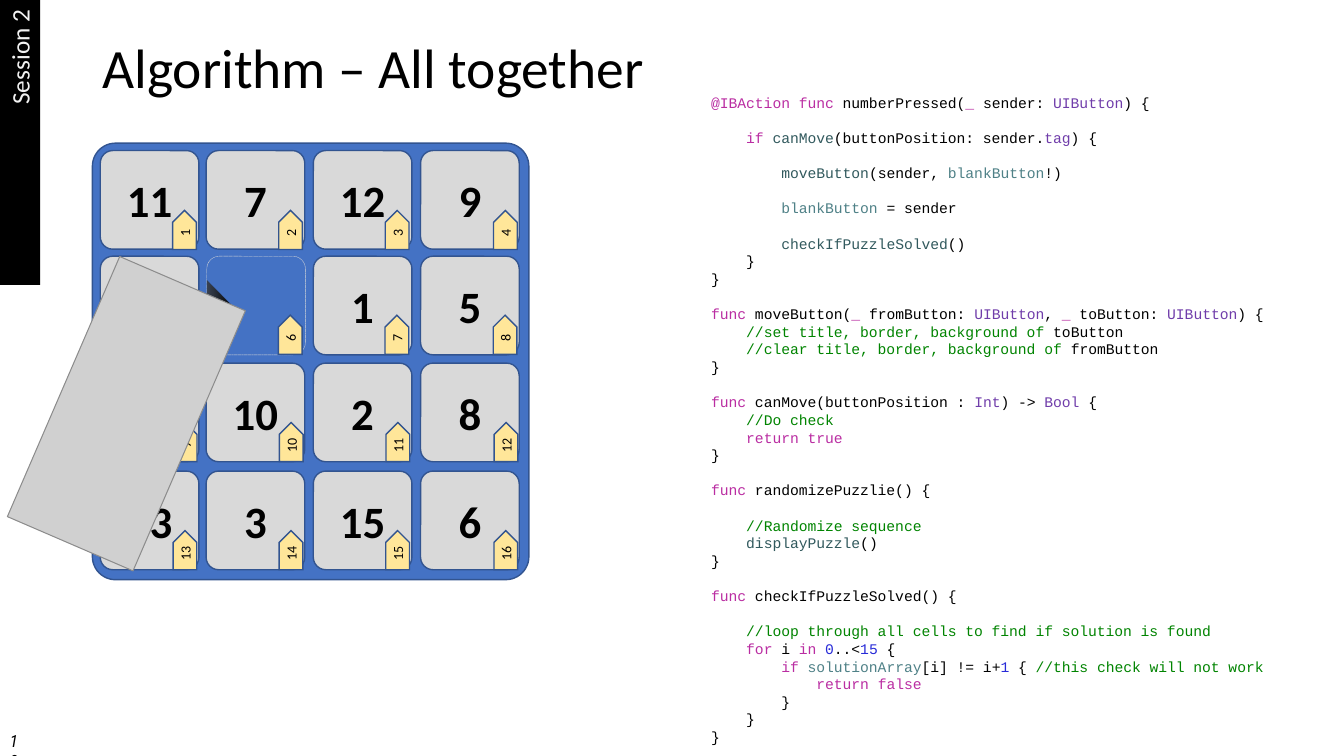
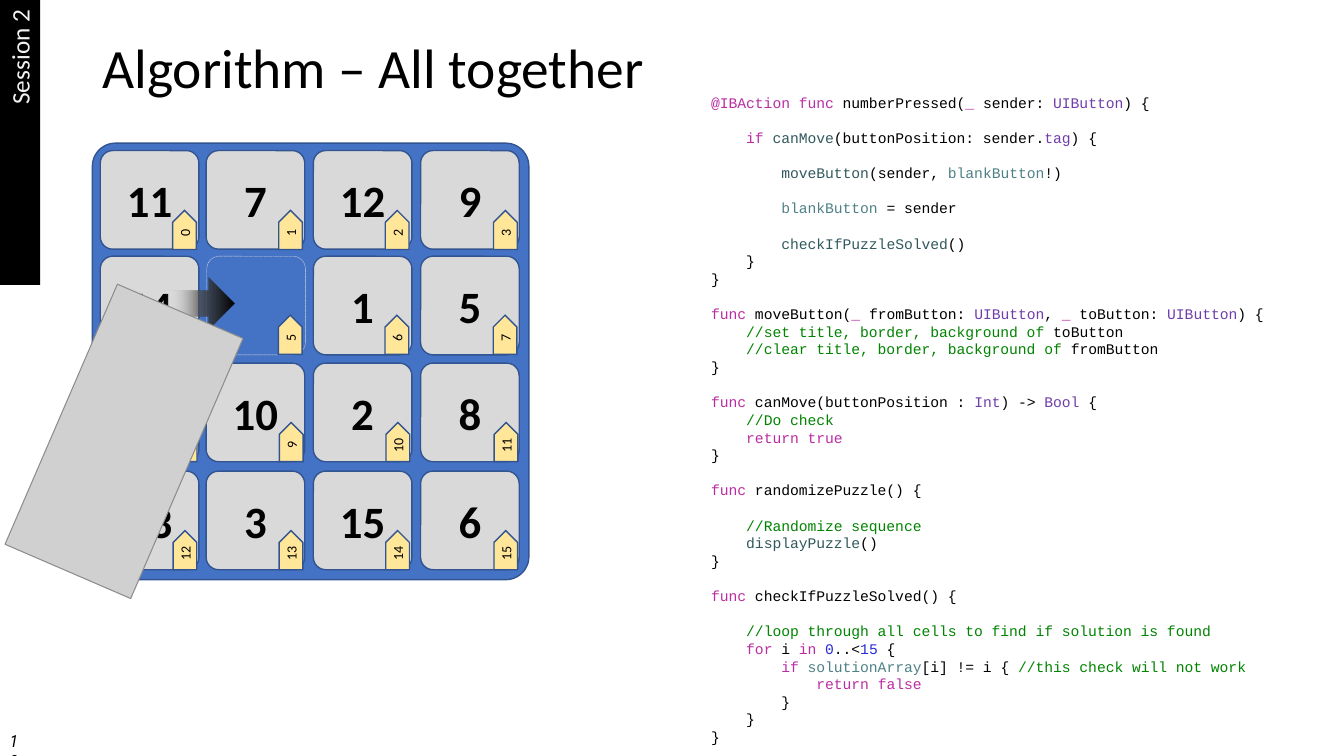
Before and after one commit to HCC-Swift-I-2017Fall/learningnotes, a slide deck: slide 12 of Swift I - Programming assignments v2.0.pptx. Drawn at 1344x756 pixels with LibreOffice and Linux fonts; fonts in the diff are those of the drawing; grey boxes stand for pictures. Boxes give left, top, right and bottom in pixels: in the first picture for what was removed or moved away, otherwise in the second. Text is boxed around its words. In the diff, an @@ line names an element or a change of style, - is before the commit and + after.

Commit message:
Few corrections - spelling mistakes and grammer

```diff
--- a/Swift I - Programming assignments v2.0.pptx
+++ b/Swift I - Programming assignments v2.0.pptx
@@ pentagon arrow added at [173, 210, 197, 250], fill #FFE699, outline #325491 1 pt, 10 pt, text #000000 @@
+0
@@ pentagon arrow removed at [494, 210, 518, 250] @@
-4
@@ picture: place and size @@
-picture at [7, 257, 245, 571]
+picture at [5, 284, 243, 598]
@@ text in rounded rectangle at [127, 288, 172, 308]: text added @@
+14
@@ pentagon arrow "8": place and size @@
-pentagon arrow "8" at [494, 315, 518, 354]
+pentagon arrow "8" at [173, 423, 197, 462]
@@ 4 pentagon arrows: place and size @@
-4 pentagon arrows at [385, 210, 410, 570]
+4 pentagon arrows at [494, 210, 519, 570]
@@ text at [711, 485, 904, 498]: text changed @@
-func randomizePuzzlie() {
+func randomizePuzzle() {
@@ pentagon arrow "12": place and size @@
-pentagon arrow "12" at [495, 423, 519, 462]
+pentagon arrow "12" at [173, 531, 197, 570]
@@ 7 pentagon arrows: place and size @@
-7 pentagon arrows at [173, 210, 304, 570]
+7 pentagon arrows at [279, 210, 410, 570]
@@ pentagon arrow removed at [494, 531, 518, 570] @@
-16
@@ text at [781, 661, 1246, 675]: text changed @@
-if solutionArray[i] != i+1 { //this check will not work
+if solutionArray[i] != i { //this check will not work
```
Also in this commit, not shown: 4 other slides changed.
